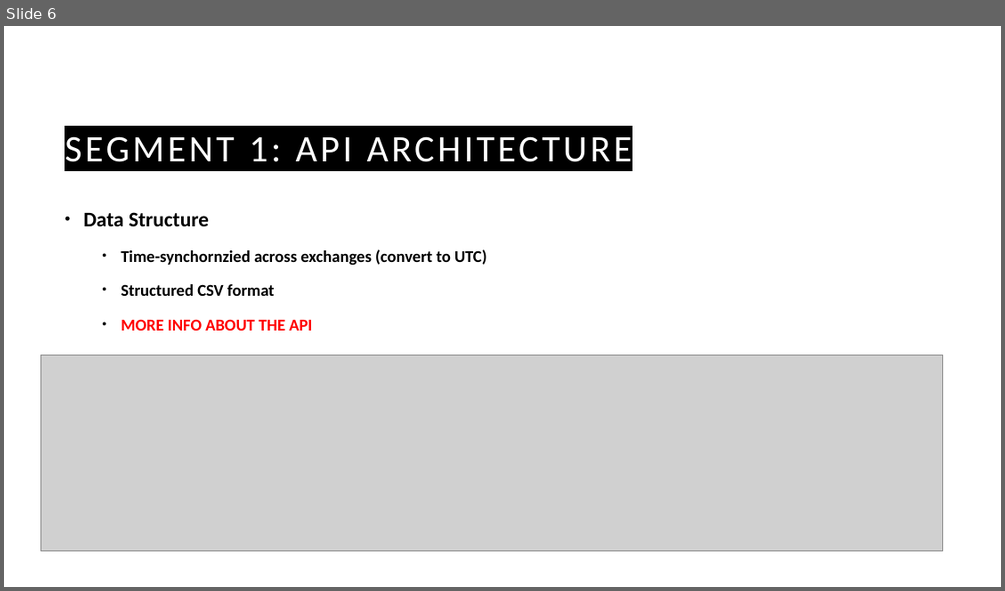
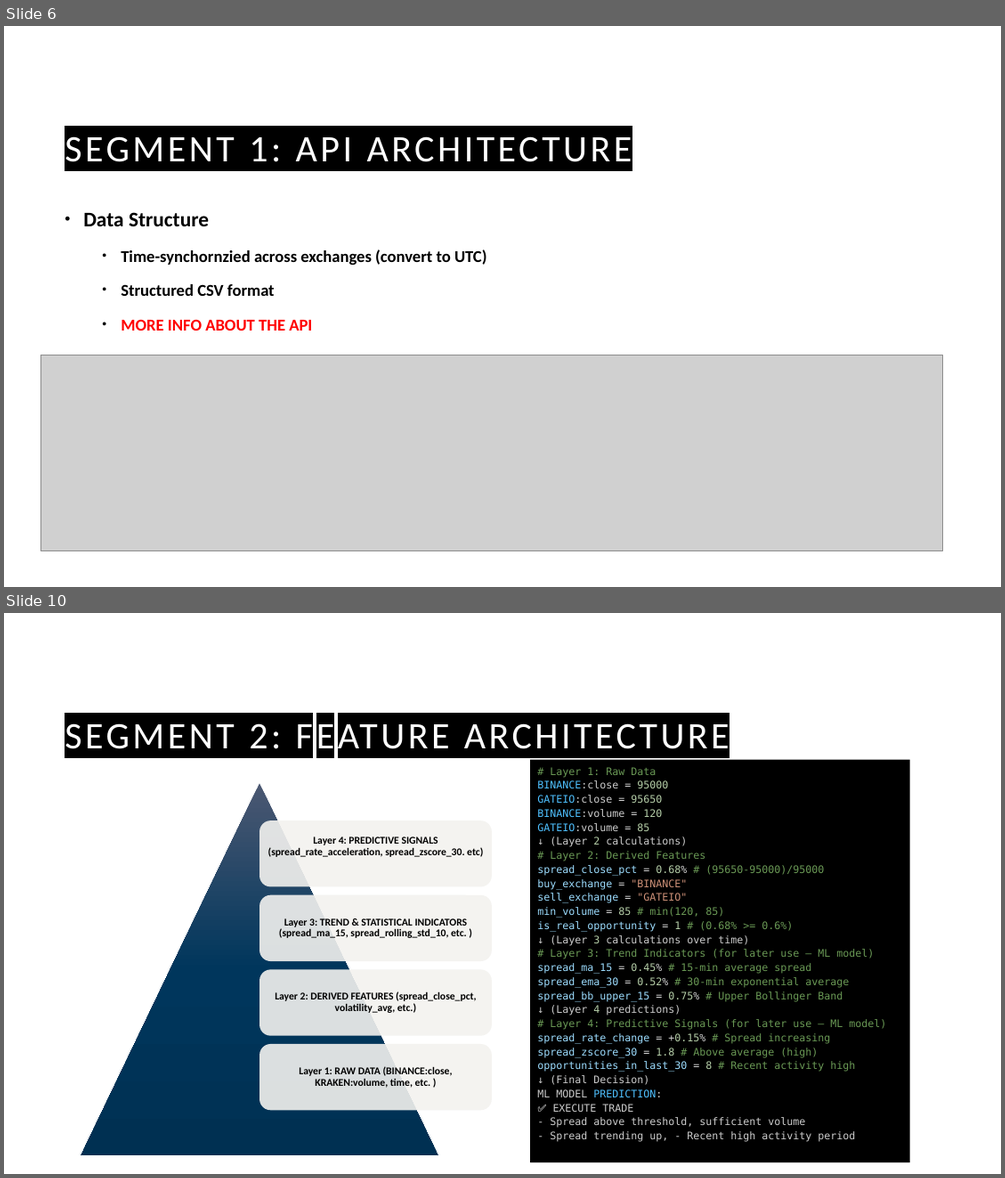
Before and after one commit to guyHarem/TAU_DS_Project, a slide deck: Presentations/Cryto Arbitrage P2.pptx. Shown one above the other, each under a label of ours: slide 6 before the commit, slides 6 and 10 after it; the slides between them are not shown. The pictures are 1005x591 and 1005x1178 pixels, drawn with LibreOffice and Linux fonts; fonts in the diff are those of the drawing; grey boxes stand for pictures; background and template pictures are left out. Boxes give left, top, right and bottom in pixels: in the first picture for what was removed or moved away, otherwise in the second. Text is boxed around its words. In the diff, an @@ line names an element or a change of style, - is before the commit and + after.

```diff
--- a/Presentations/Cryto Arbitrage P2.pptx
+++ b/Presentations/Cryto Arbitrage P2.pptx
@@ slide 10 added at (4, 613, 1001, 1174), background picture (left out) @@
@@ title added at (65, 717, 729, 757), 36 pt, text #FFFFFF @@
+SEGMENT 2: FEATURE ARCHITECTURE
@@ rectangle added at (531, 760, 910, 1163), fill #000000, 10 pt, text #6A9955 @@
+# Layer 1: Raw Data
+BINANCE:close = 95000
+GATEIO:close = 95650
+BINANCE:volume = 120
+GATEIO:volume = 85
+↓ (Layer 2 calculations)
+# Layer 2: Derived Features
+spread_close_pct = 0.68% # (95650-95000)/95000
+buy_exchange = "BINANCE"
+sell_exchange = "GATEIO"
+min_volume = 85 # min(120, 85)
+is_real_opportunity = 1 # (0.68% >= 0.6%)
+↓ (Layer 3 calculations over time)
+# Layer 3: Trend Indicators (for later use – ML model)
+spread_ma_15 = 0.45% # 15-min average spread
+spread_ema_30 = 0.52% # 30-min exponential average
+spread_bb_upper_15 = 0.75% # Upper Bollinger Band
+↓ (Layer 4 predictions)
+# Layer 4: Predictive Signals (for later use – ML model)
+spread_rate_change = +0.15% # Spread increasing
+spread_zscore_30 = 1.8 # Above average (high)
+opportunities_in_last_30 = 8 # Recent activity high
+↓ (Final Decision)
+ML MODEL PREDICTION:
+✅ EXECUTE TRADE
+- Spread above threshold, sufficient volume
+- Spread trending up, - Recent high activity period
@@ group added at (81, 784, 493, 1156): 4 rounded rectangles, 4 texts, 1 triangle @@
+Layer 4: PREDICTIVE SIGNALS (spread_rate_acceleration, spread_zscore_30. etc)
+Layer 3: TREND & STATISTICAL INDICATORS (spread_ma_15, spread_rolling_std_10, etc. )
+Layer 2: DERIVED FEATURES (spread_close_pct, volatility_avg, etc.)
+Layer 1: RAW DATA (BINANCE:close, KRAKEN:volume, time, etc. )
```
Also in this commit, not shown: 6 slides changed, 1 other slide added, 2 slides removed, 2 other files.
